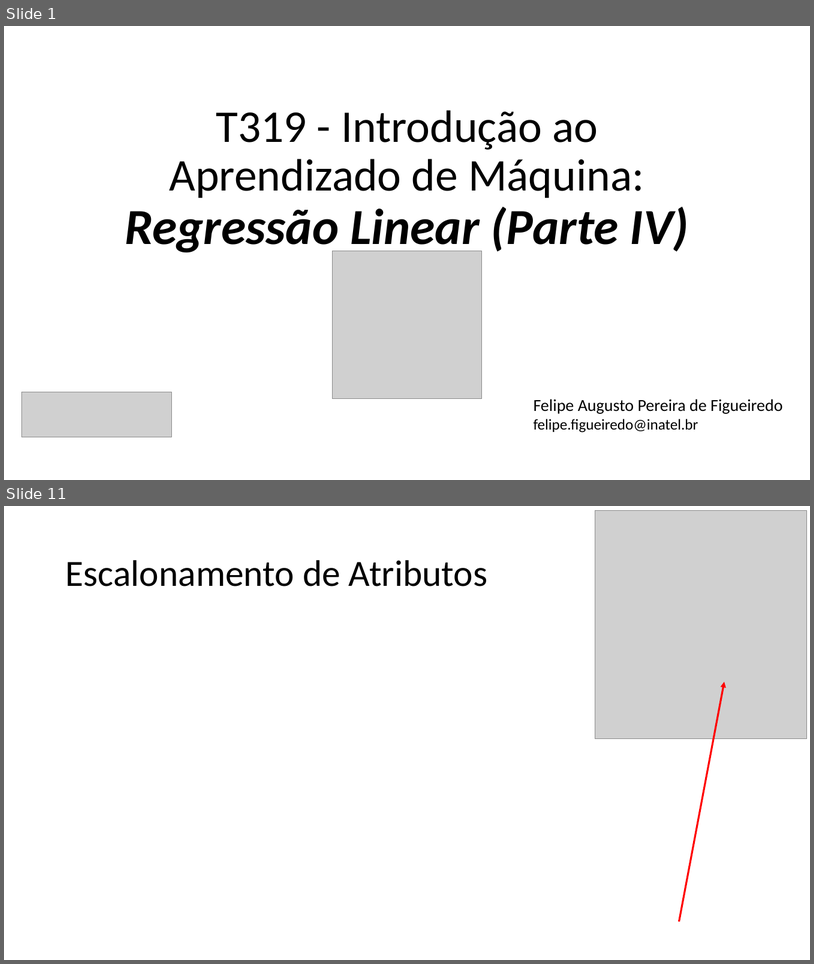
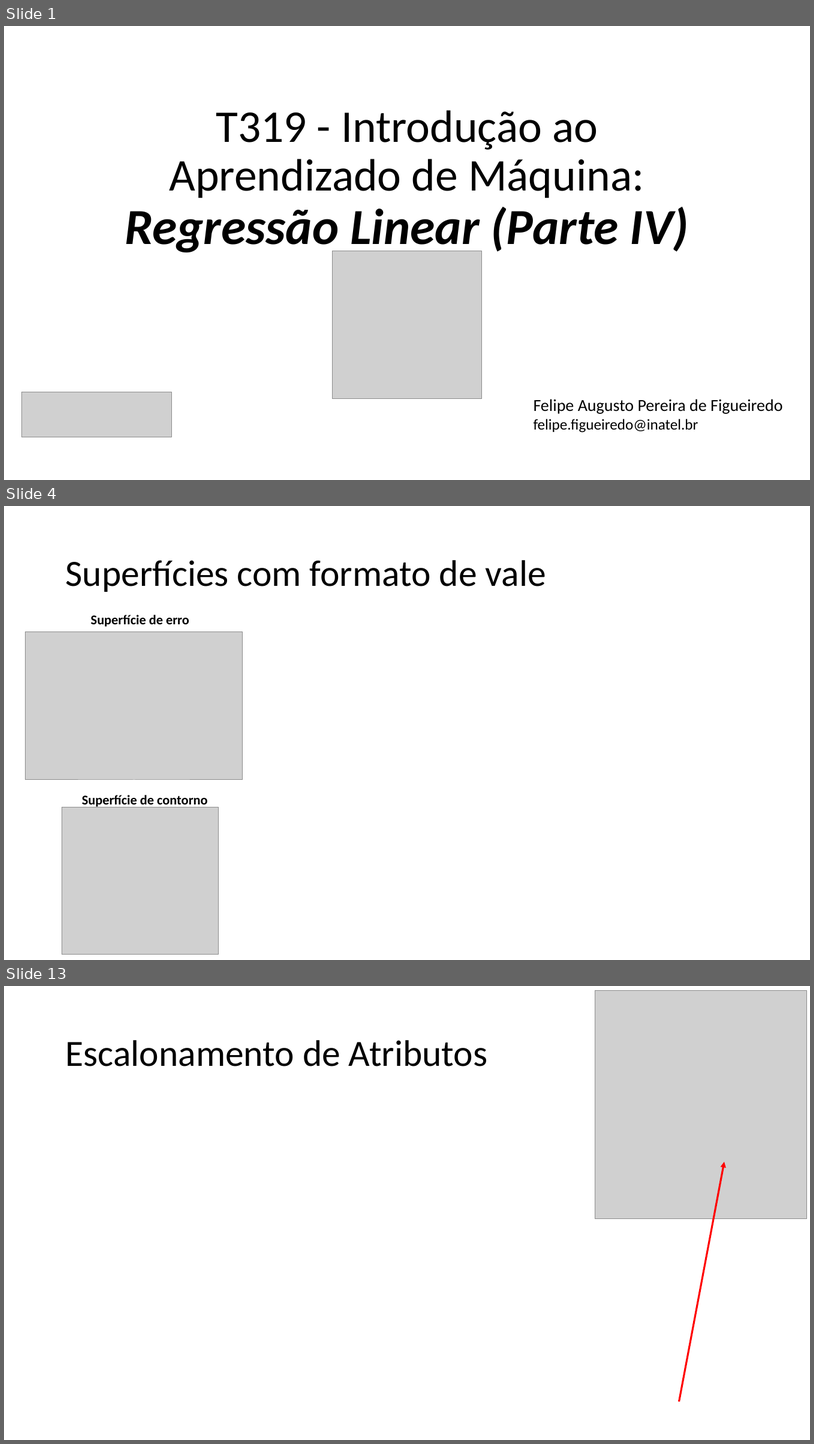
Before and after one commit to zz4fap/t319_aprendizado_de_maquina, a slide deck: slides/T319_Regressão_Linear (Parte IV).pptx. Shown one above the other, each under a label of ours: slides 1 and 11 before the commit, slides 1, 4 and 13 after it; the slides between them are not shown. The pictures are 814x964 and 814x1444 pixels, drawn with LibreOffice and Linux fonts; fonts in the diff are those of the drawing; grey boxes stand for pictures. Boxes give left, top, right and bottom in pixels: in the first picture for what was removed or moved away, otherwise in the second. Text is boxed around its words. In the diff, an @@ line names an element or a change of style, - is before the commit and + after.

```diff
--- a/slides/T319_Regressão_Linear (Parte IV).pptx
+++ b/slides/T319_Regressão_Linear (Parte IV).pptx
@@ slide 4 added at (4,506,810,960), background #FFFFFF @@
@@ title added at (65,560,546,592), 44 pt, text #000000 @@
+Superfícies com formato de vale
@@ text added at (91,615,189,627), 16 pt, text #000000, bold @@
+Superfície de erro
@@ picture added at (25,632,243,780) @@
@@ picture added at (62,807,219,954) @@
@@ text added at (82,795,207,808), 16 pt, text #000000, bold @@
+Superfície de contorno
@@ what was slide 11 is now slide 13 @@
```
Also in this commit, not shown: 2 slides changed, 6 other slides added, 5 slides removed, 6 other files.
